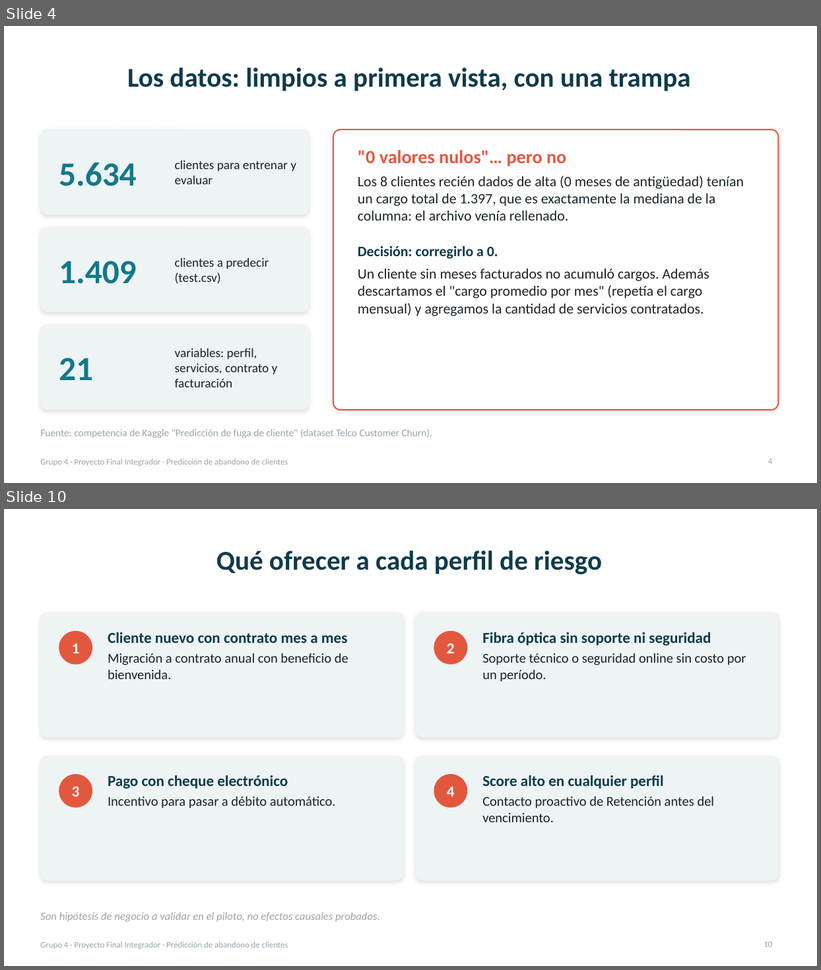
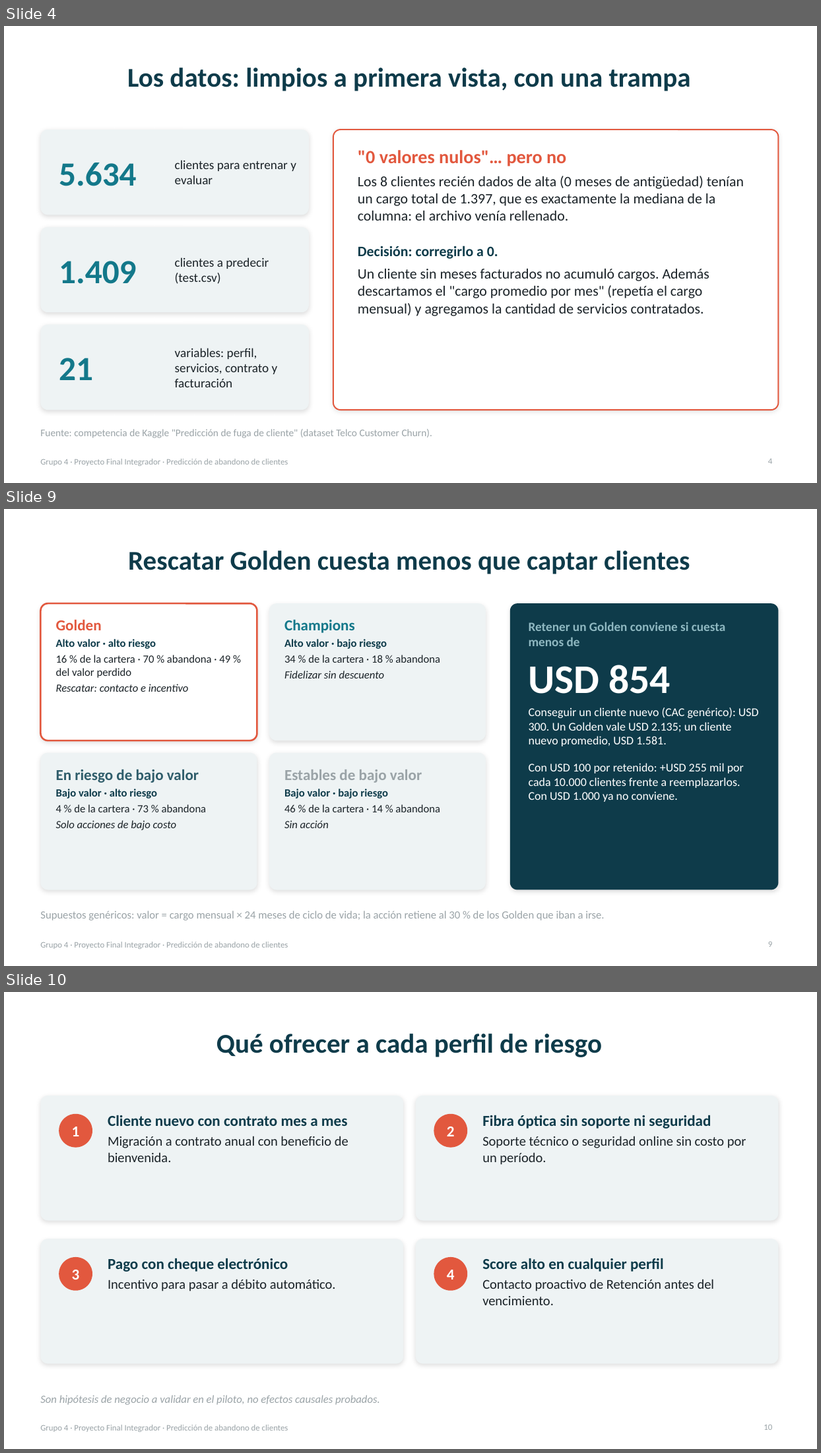
Before and after one commit to jgrozo660/Proyecto-Final-AnalisisDeDatos-UTN, a slide deck: docs/Presentacion_Final_Proyecto_Integrador.pptx. Shown one above the other, each under a label of ours: slides 4 and 10 before the commit, slides 4, 9 and 10 after it; the slides between them are not shown. The pictures are 821x970 and 821x1453 pixels, drawn with LibreOffice and Linux fonts; fonts in the diff are those of the drawing. Boxes give left, top, right and bottom in pixels: in the first picture for what was removed or moved away, otherwise in the second. Text is boxed around its words. In the diff, an @@ line names an element or a change of style, - is before the commit and + after.

Commit message:
Segmentación por valor y riesgo (Golden, Champions), ciclo de vida, CAC y retener frente a adquirir; dimensionamiento del piloto

```diff
--- a/docs/Presentacion_Final_Proyecto_Integrador.pptx
+++ b/docs/Presentacion_Final_Proyecto_Integrador.pptx
@@ slide 9 added at [4, 509, 817, 966], background #FFFFFF; not listed: 1 template element that a slide beside it also shows @@
@@ title added at [128, 551, 690, 574], 32 pt, text #0E3B4A, bold @@
+Rescatar Golden cuesta menos que captar clientes
@@ rounded rectangle added at [40, 603, 257, 741], fill #FFFFFF @@
@@ rounded rectangle added at [40, 603, 257, 741], fill #FFFFFF, outline #E2583E 2 pt @@
@@ rounded rectangle added at [269, 603, 486, 741], fill #EEF3F4 @@
@@ rounded rectangle added at [510, 603, 779, 890], fill #0E3B4A @@
@@ text added at [56, 620, 230, 692], 13 pt, text #1B2328 @@
+Golden
+Alto valor · alto riesgo
+16 % de la cartera · 70 % abandona · 49 % del valor perdido
+Rescatar: contacto e incentivo
@@ text added at [284, 619, 440, 679], 13 pt, text #1B2328 @@
+Champions
+Alto valor · bajo riesgo
+34 % de la cartera · 18 % abandona
+Fidelizar sin descuento
@@ text added at [529, 622, 759, 802], 14 pt, text #FFFFFF @@
+Retener un Golden conviene si cuesta menos de
+USD 854
+Conseguir un cliente nuevo (CAC genérico): USD 300. Un Golden vale USD 2.135; un cliente nuevo promedio, USD 1.581.
+Con USD 100 por retenido: +USD 255 mil por cada 10.000 clientes frente a reemplazarlos. Con USD 1.000 ya no conviene.
@@ rounded rectangle added at [40, 753, 257, 890], fill #EEF3F4 @@
@@ rounded rectangle added at [269, 753, 486, 890], fill #EEF3F4 @@
@@ text added at [56, 770, 207, 830], 13 pt, text #1B2328 @@
+En riesgo de bajo valor
+Bajo valor · alto riesgo
+4 % de la cartera · 73 % abandona
+Solo acciones de bajo costo
@@ text added at [284, 770, 440, 828], 13 pt, text #1B2328, bold @@
+Estables de bajo valor
+Bajo valor · bajo riesgo
+46 % de la cartera · 14 % abandona
+Sin acción
@@ text added at [40, 911, 604, 921], 13 pt, text #9AA3A7 @@
+Supuestos genéricos: valor = cargo mensual × 24 meses de ciclo de vida; la acción retiene al 30 % de los Golden que iban a irse.
@@ page number added at [768, 942, 772, 947], 10 pt, text #9AA3A7 @@
+9
```
Also in this commit, not shown: 1 slide removed, 10 other files.
